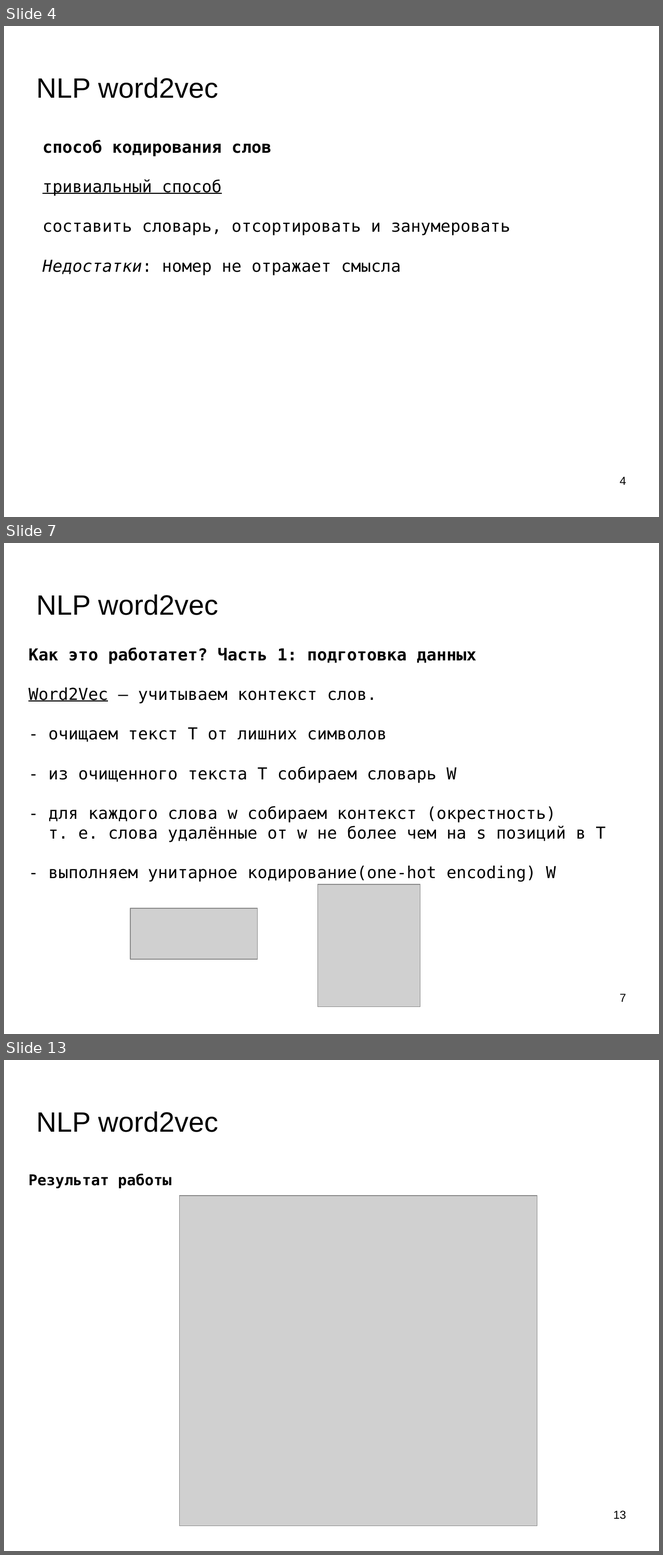
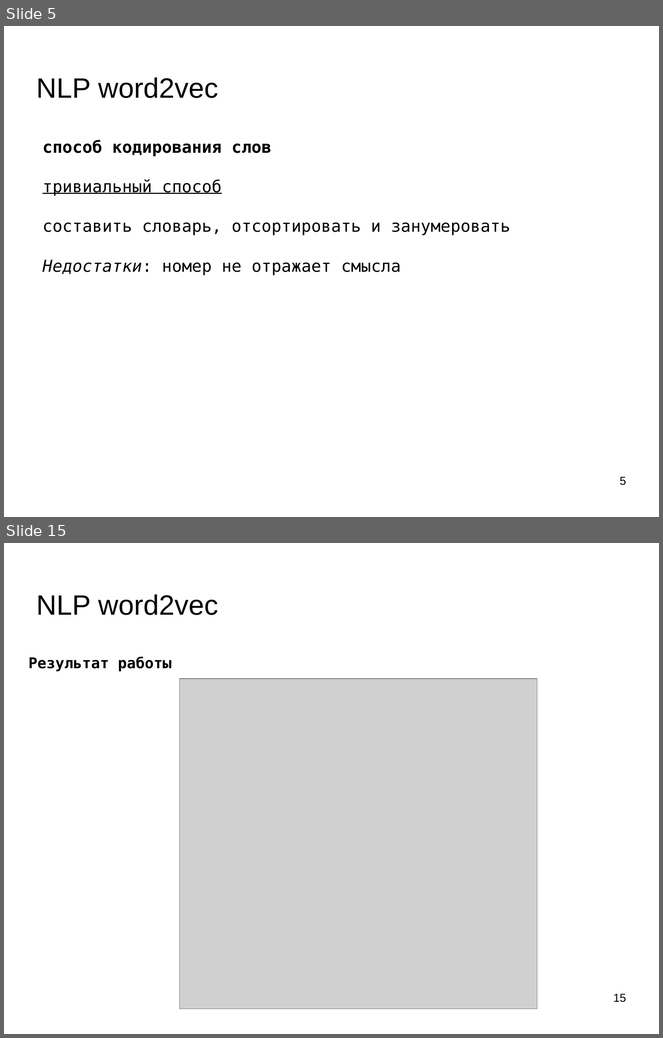
Before and after one commit to mechanoid5/ml_lectorium_legacy, a slide deck: 17-word2vec.odp. Shown one above the other, each under a label of ours: slides 4, 7 and 13 before the commit, slides 5 and 15 after it; the slides between them are not shown. The pictures are 663x1555 and 663x1038 pixels, drawn with LibreOffice and Linux fonts; fonts in the diff are those of the drawing; grey boxes stand for pictures; background and template pictures are left out. Boxes give left, top, right and bottom in pixels: in the first picture for what was removed or moved away, otherwise in the second. Text is boxed around its words. In the diff, an @@ line names an element or a change of style, - is before the commit and + after.

```diff
--- a/17-word2vec.odp
+++ b/17-word2vec.odp
@@ slide 7 removed at (4, 543, 659, 1034), background picture (left out) @@
@@ title removed at (37, 594, 218, 615) @@
-NLP word2vec
@@ text removed at (28, 648, 606, 882) @@
-Как это работатет? Часть 1: подготовка данных
-Word2Vec — учитываем контекст слов.
-- очищаем текст T от лишних символов
-- из очищенного текста T собираем словарь W
-- для каждого слова w собираем контекст (окрестность)
-т. е. слова удалённые от w не более чем на s позиций в T
-- выполняем унитарное кодирование(one-hot encoding) W
@@ picture removed at (318, 885, 421, 1007) @@
@@ picture removed at (131, 909, 258, 960) @@
@@ page number removed at (620, 994, 626, 1002) @@
-7
@@ what was slide 4 is now slide 5 @@
@@ page number at (620, 477, 626, 486): text changed @@
-4
+5
@@ what was slide 13 is now slide 15 @@
@@ page number at (613, 994, 626, 1003): text changed @@
-13
+15
```
Also in this commit, not shown: 10 slides changed, 3 slides added, 1 other file.
